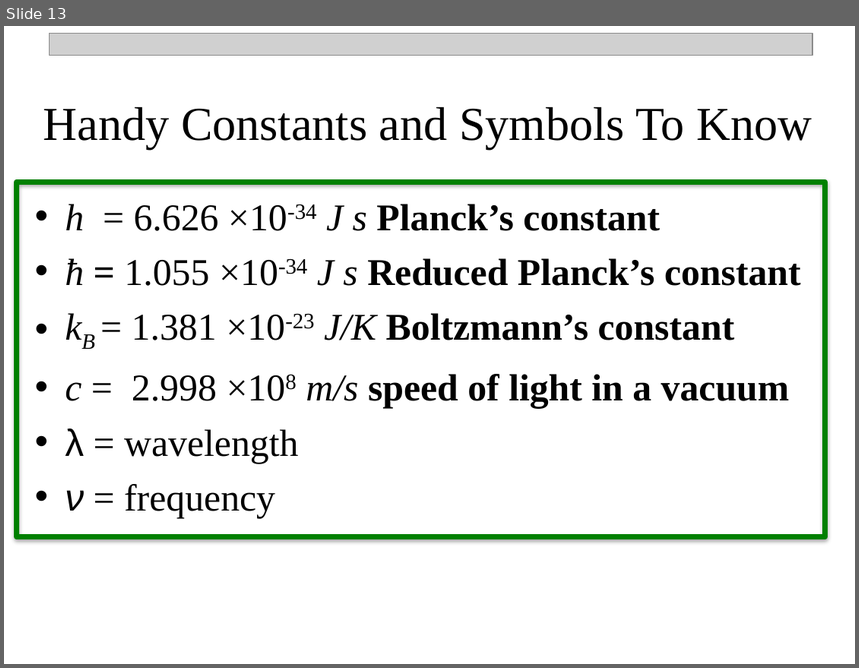
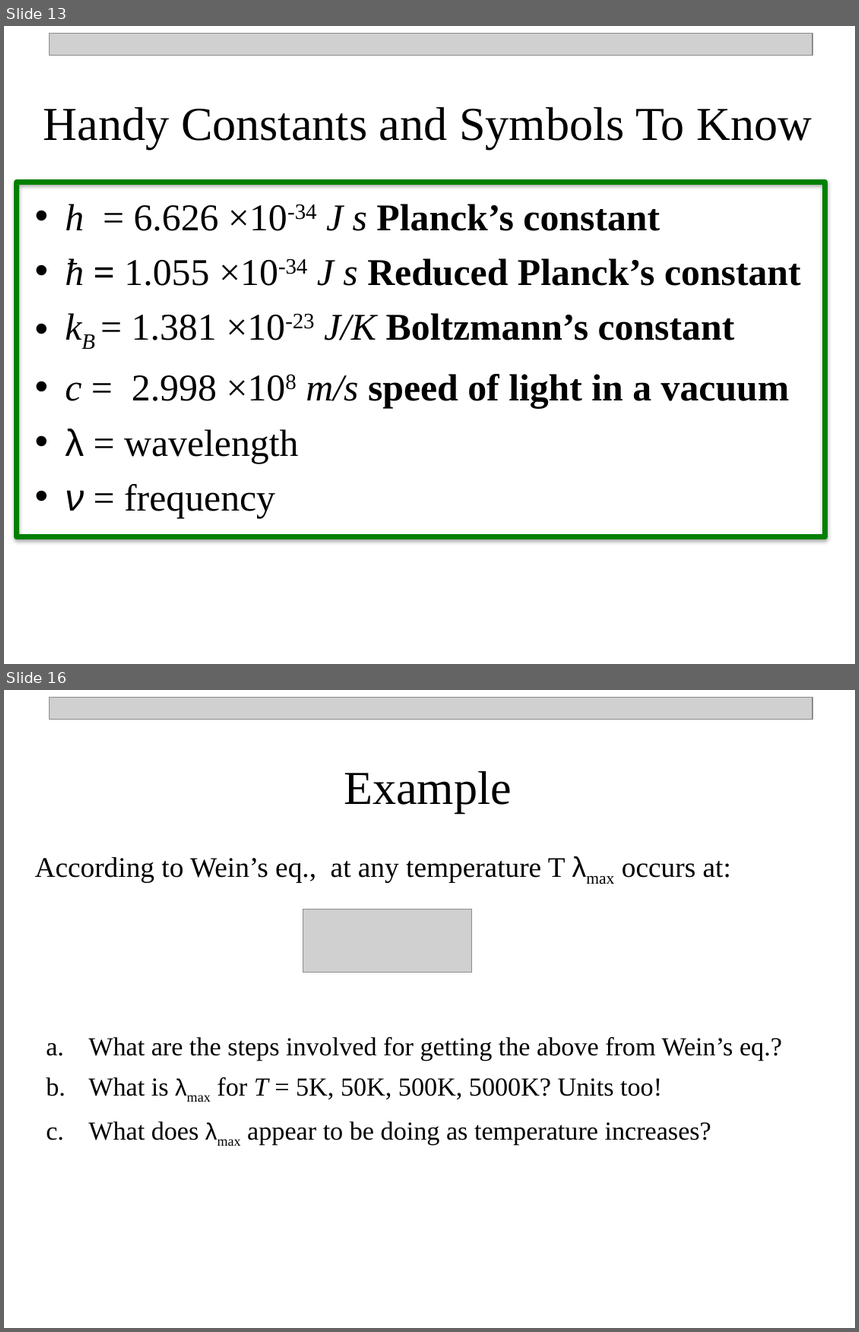
Before and after one commit to npetraco/CHE302, a slide deck: Notes/2_Quantum_TheoryI.pptx. Shown one above the other, each under a label of ours: slide 13 before the commit, slides 13 and 16 after it; the slides between them are not shown. The pictures are 859x668 and 859x1332 pixels, drawn with LibreOffice and Linux fonts; fonts in the diff are those of the drawing; grey boxes stand for pictures. Boxes give left, top, right and bottom in pixels: in the first picture for what was removed or moved away, otherwise in the second. Text is boxed around its words. In the diff, an @@ line names an element or a change of style, - is before the commit and + after.

```diff
--- a/Notes/2_Quantum_TheoryI.pptx
+++ b/Notes/2_Quantum_TheoryI.pptx
@@ slide 16 added at [4, 690, 855, 1328], background #FFFFFF @@
@@ picture added at [49, 697, 813, 719] @@
@@ text added at [344, 771, 512, 814], 40 pt, text #000000 @@
+Example
@@ text added at [35, 857, 731, 882], 24 pt, text #000000 @@
+According to Wein’s eq., at any temperature T λmax occurs at:
@@ picture added at [303, 910, 472, 973] @@
@@ text added at [88, 1037, 782, 1145], 22 pt, text #000000 @@
+a. What are the steps involved for getting the above from Wein’s eq.?
+b. What is λmax for T = 5K, 50K, 500K, 5000K? Units too!
+c. What does λmax appear to be doing as temperature increases?
```
Also in this commit, not shown: 3 other slides added, 2 other files.
